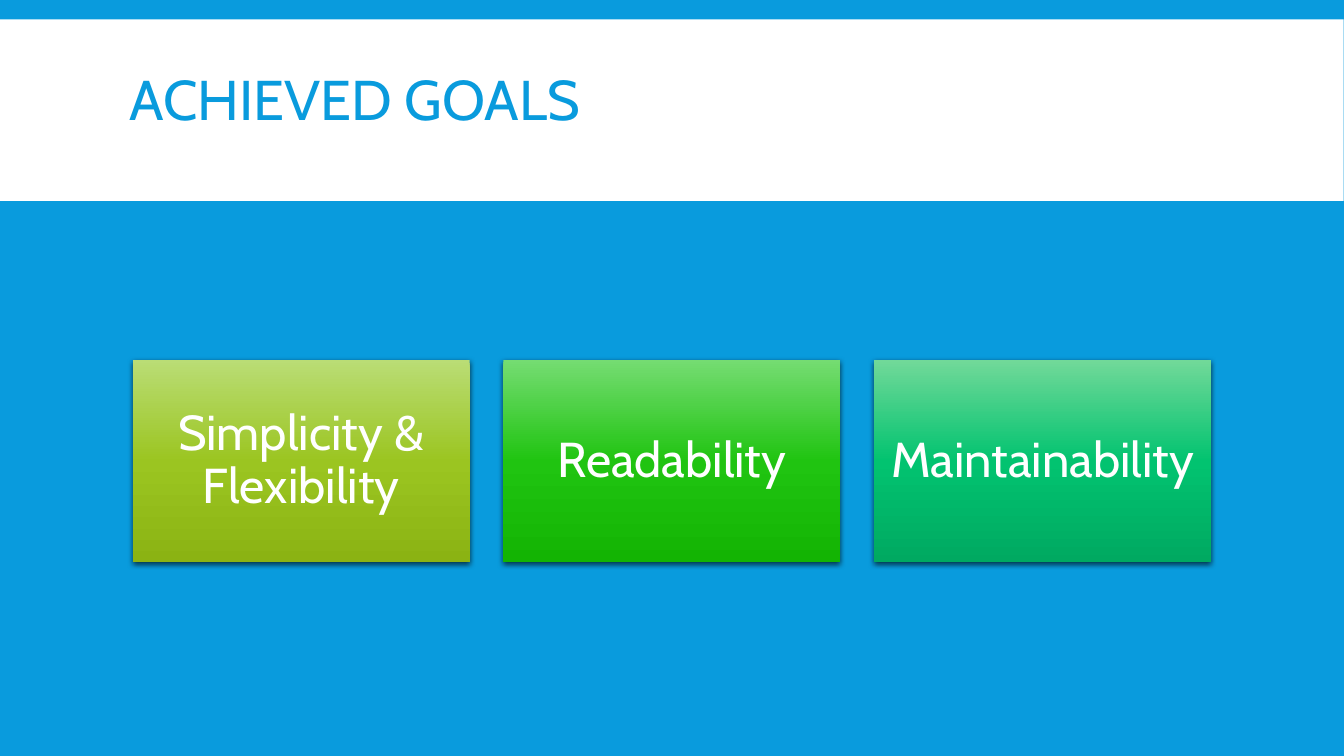
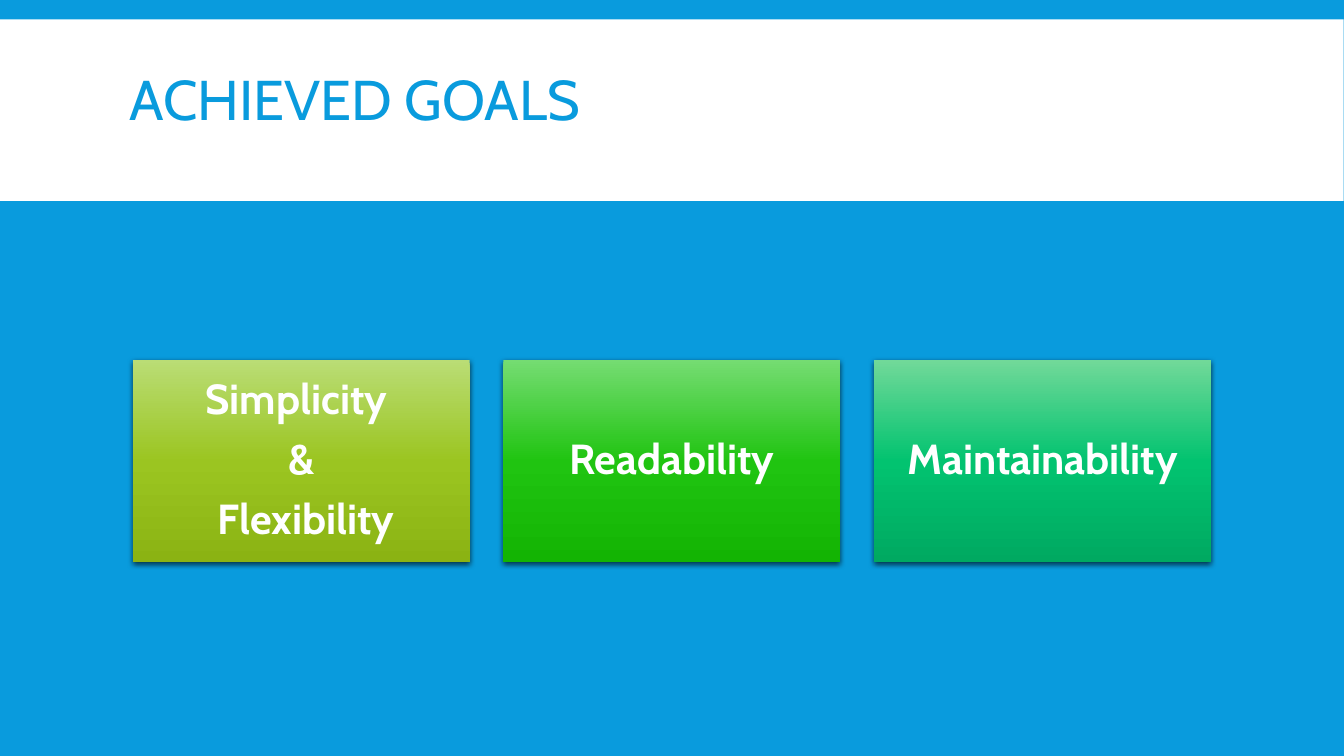
Before and after one commit to OryGregS/SeniorProject, a slide deck: slide 24 of docs/FuzzyRecordLinkage.pptx (slide 23 before the commit). Drawn at 1344x756 pixels with LibreOffice and Linux fonts; fonts in the diff are those of the drawing. Boxes give left, top, right and bottom in pixels: in the first picture for what was removed or moved away, otherwise in the second. Text is boxed around its words. In the diff, an @@ line names an element or a change of style, - is before the commit and + after.

```diff
--- a/docs/FuzzyRecordLinkage.pptx
+++ b/docs/FuzzyRecordLinkage.pptx
@@ text at box(206, 382, 394, 544): text changed; size 35 to 30 pt; bold on @@
-Simplicity & Flexibility
+Simplicity
+&
+Flexibility
@@ text "Readability" at box(569, 442, 774, 484): size 35 to 30 pt, bold on; less space between paragraphs @@
@@ text "Maintainability" at box(907, 442, 1177, 484): size 35 to 30 pt, bold on; less space between paragraphs @@
```
Also in this commit, not shown: 15 other slides changed, 2 slides added, 1 slide removed, 44 other files.
